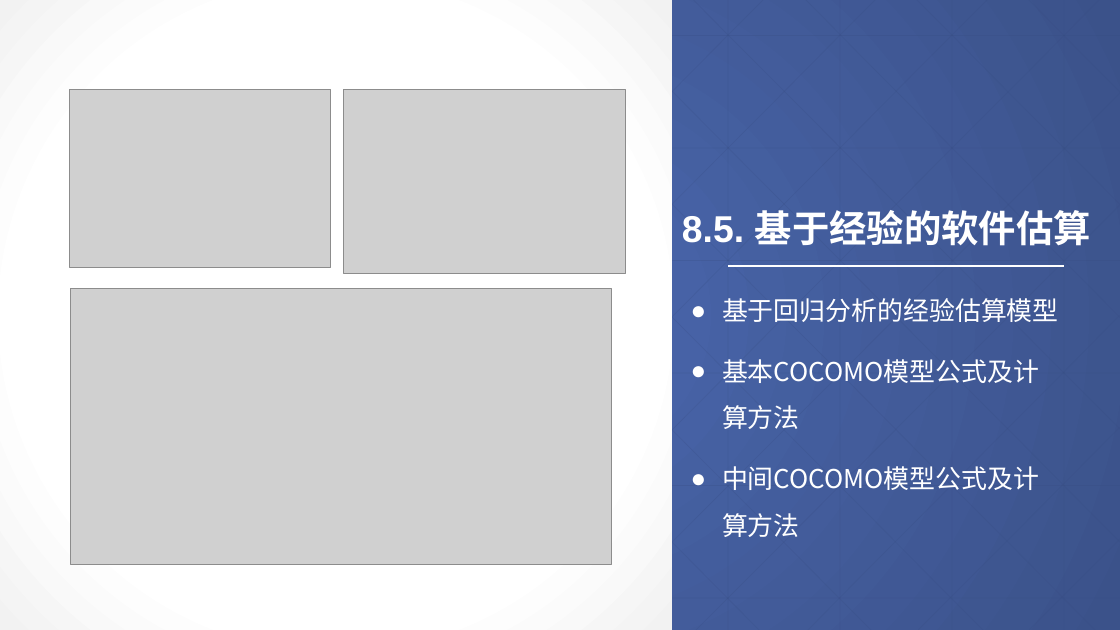
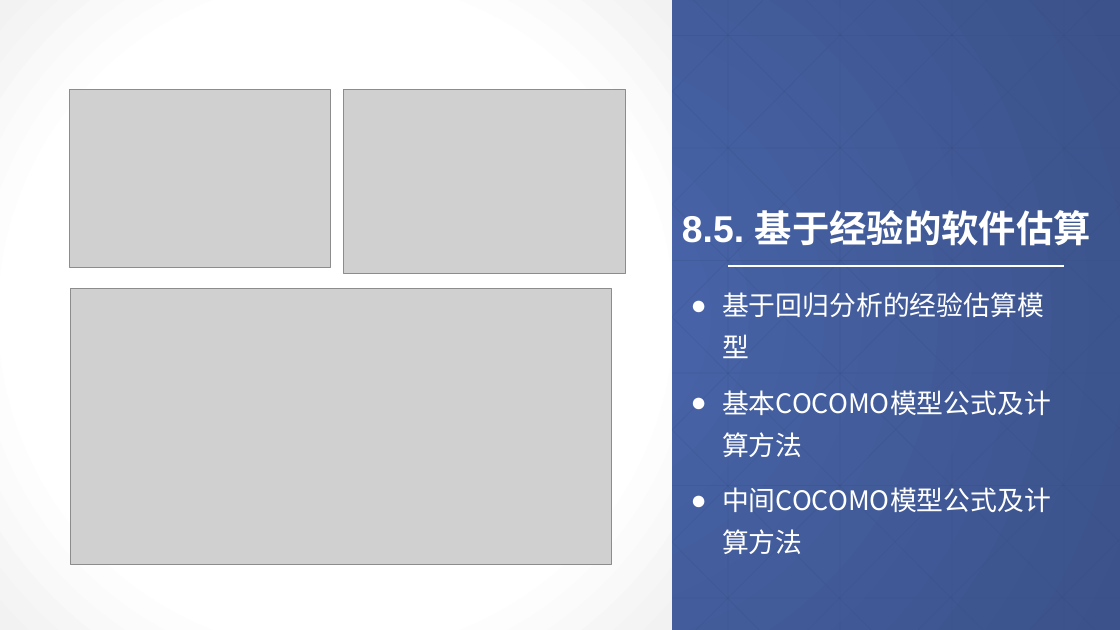
Before and after one commit to Panamera-Turbo/Software_Engineering, a slide deck: slide 45 of 8软件项目管理的概念.pptx. Drawn at 1120x630 pixels with LibreOffice and Linux fonts; fonts in the diff are those of the drawing; grey boxes stand for pictures. Boxes give left, top, right and bottom in pixels: in the first picture for what was removed or moved away, otherwise in the second. Text is boxed around its words. In the diff, an @@ line names an element or a change of style, - is before the commit and + after.

```diff
--- a/8软件项目管理的概念.pptx
+++ b/8软件项目管理的概念.pptx
@@ text "基于回归分析的经验估算模型" at (722,292,1051,512): size 22.2 to 23 pt; line spacing 1.5 to 1.3 @@
```
Also in this commit, not shown: 44 other slides changed, 7 other files.
